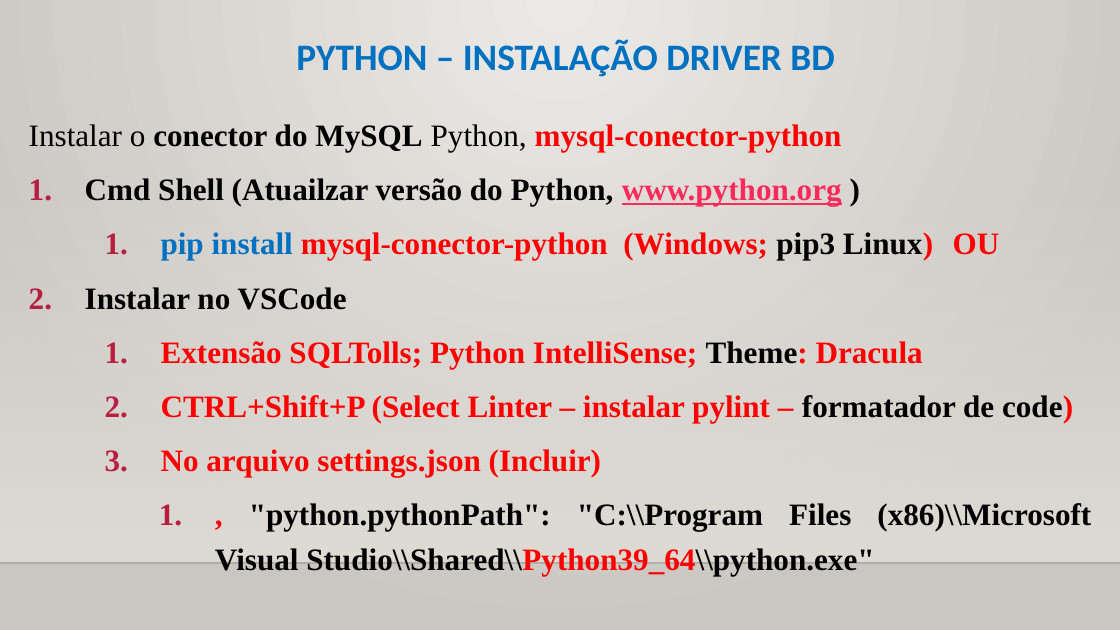
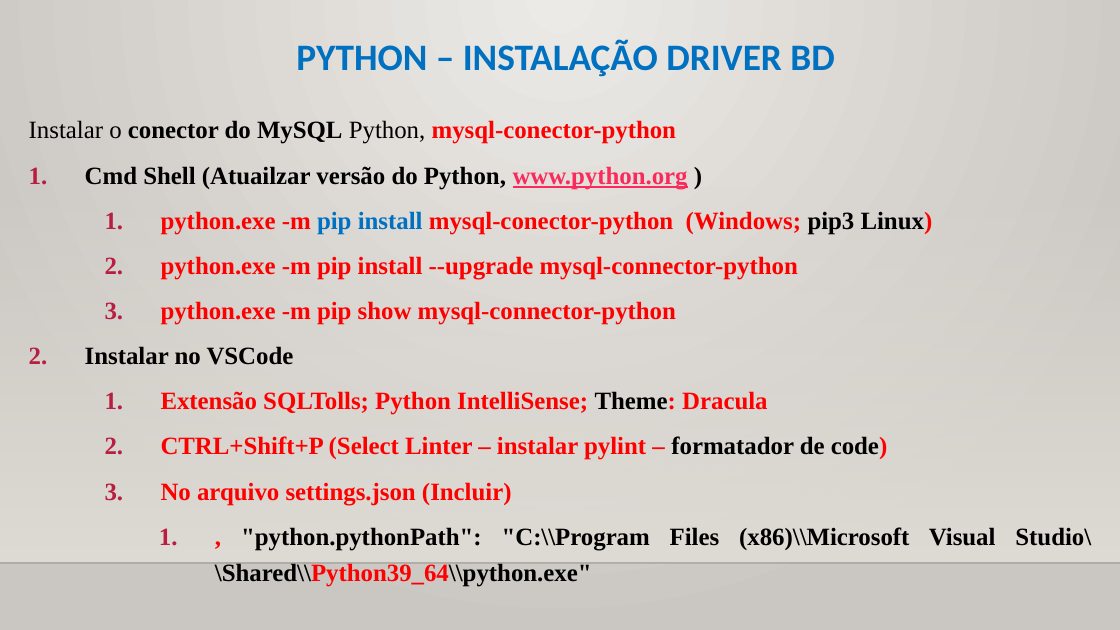
Before and after one commit to CloudEducationBrazil/WydenPythonParadigmas, a slide deck: slide 5 of 01 Classes/Aula 12, 13 Programação Python - Banco de Dados.pptx. Drawn at 1120x630 pixels with LibreOffice and Linux fonts; fonts in the diff are those of the drawing; background and template pictures are left out. Boxes give left, top, right and bottom in pixels: in the first picture for what was removed or moved away, otherwise in the second. Text is boxed around its words. In the diff, an @@ line names an element or a change of style, - is before the commit and + after.

Commit message:
App User Web Python Paradigmas 14102025

```diff
--- a/01 Classes/Aula 12, 13 Programação Python - Banco de Dados.pptx
+++ b/01 Classes/Aula 12, 13 Programação Python - Banco de Dados.pptx
@@ text at bbox=[29, 120, 1091, 587]: size 20 to 16 pt in "Instalar o conector do MySQL Python, mysql-conector-python", "Cmd Shell (Atuailzar versão do Python, www.python.org ...", "Instalar no VSCode", "Extensão SQLTolls; Python IntelliSense; Theme: Dracula" and 3 more places @@
@@ text at bbox=[161, 211, 933, 325]: text changed; size 20 to 16 pt @@
-  1. pip install mysql-conector-python (Windows; pip3 Linux) OU
+  1. python.exe -m pip install mysql-conector-python (Windows; pip3 Linux)
+  2. python.exe -m pip install --upgrade mysql-connector-python
+  3. python.exe -m pip show mysql-connector-python
```
Also in this commit, not shown: 5 other slides changed, 13 other files.
